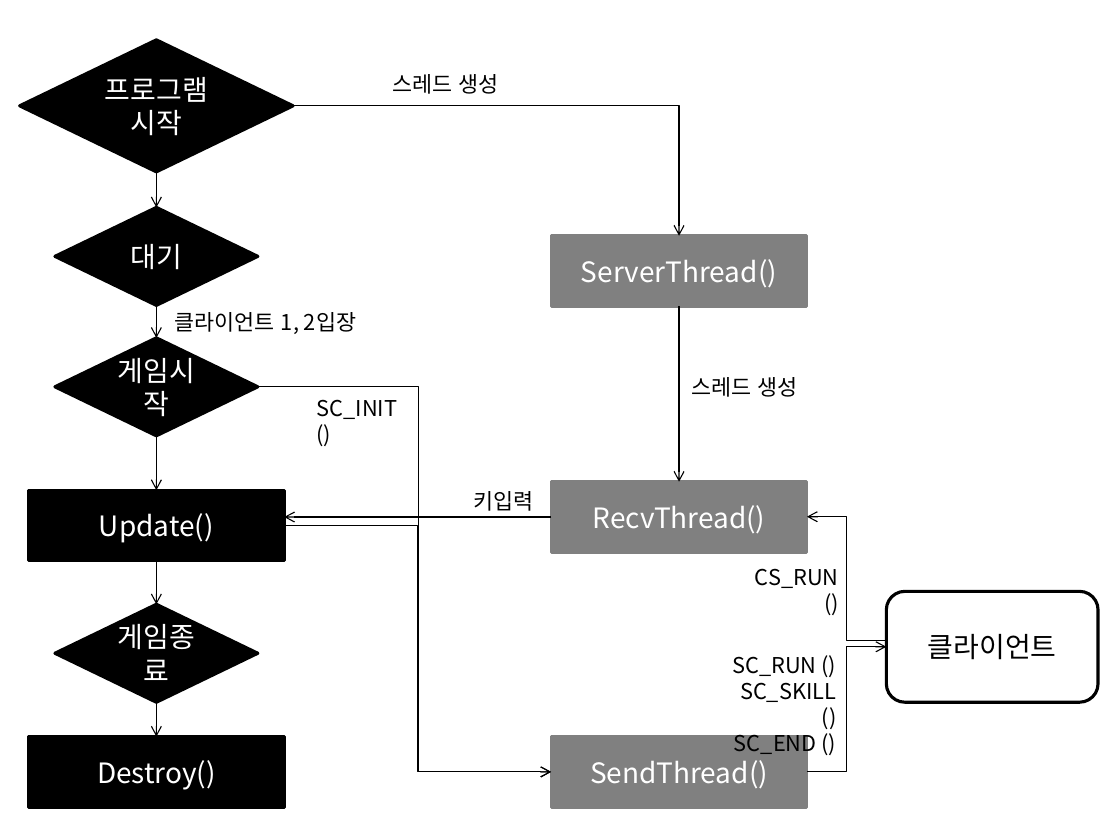
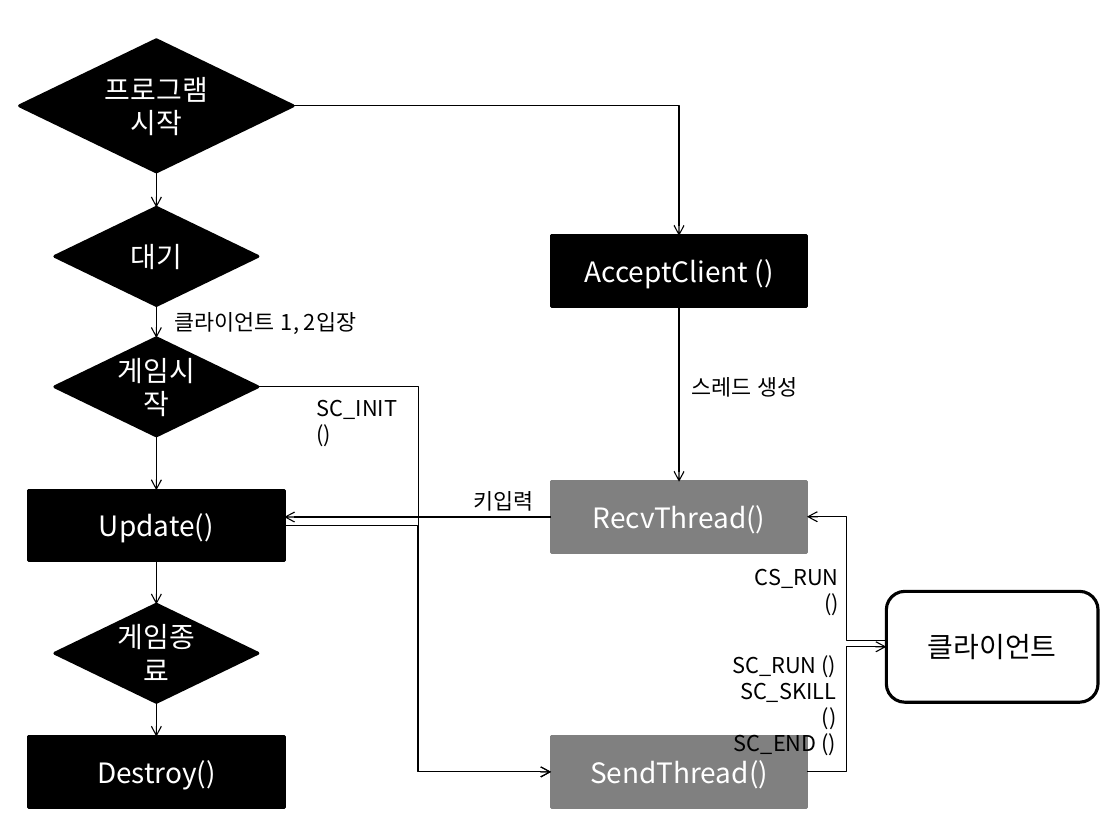
Before and after one commit to LeeWooSang/NGP_TeamProject, a slide deck: slide 2 of 설계도.pptx. Drawn at 1120x840 pixels with LibreOffice and Linux fonts; fonts in the diff are those of the drawing. Boxes give left, top, right and bottom in pixels: in the first picture for what was removed or moved away, otherwise in the second. Text is boxed around its words. In the diff, an @@ line names an element or a change of style, - is before the commit and + after.

Commit message:
설계도 및 ServerThread()를 AcceptClient()함수로 수정

```diff
--- a/설계도.pptx
+++ b/설계도.pptx
@@ text removed at (392,74,499,94) @@
-스레드 생성
@@ rectangle "AcceptClient ()" at (551,236,806,307): fill #808080 to #000000; outline #808080 2 pt to #000000 2 pt @@
@@ text in rectangle at (585,259,749,289): text changed @@
-ServerThread()
+AcceptClient ()
```
Also in this commit, not shown: 1 other file.
